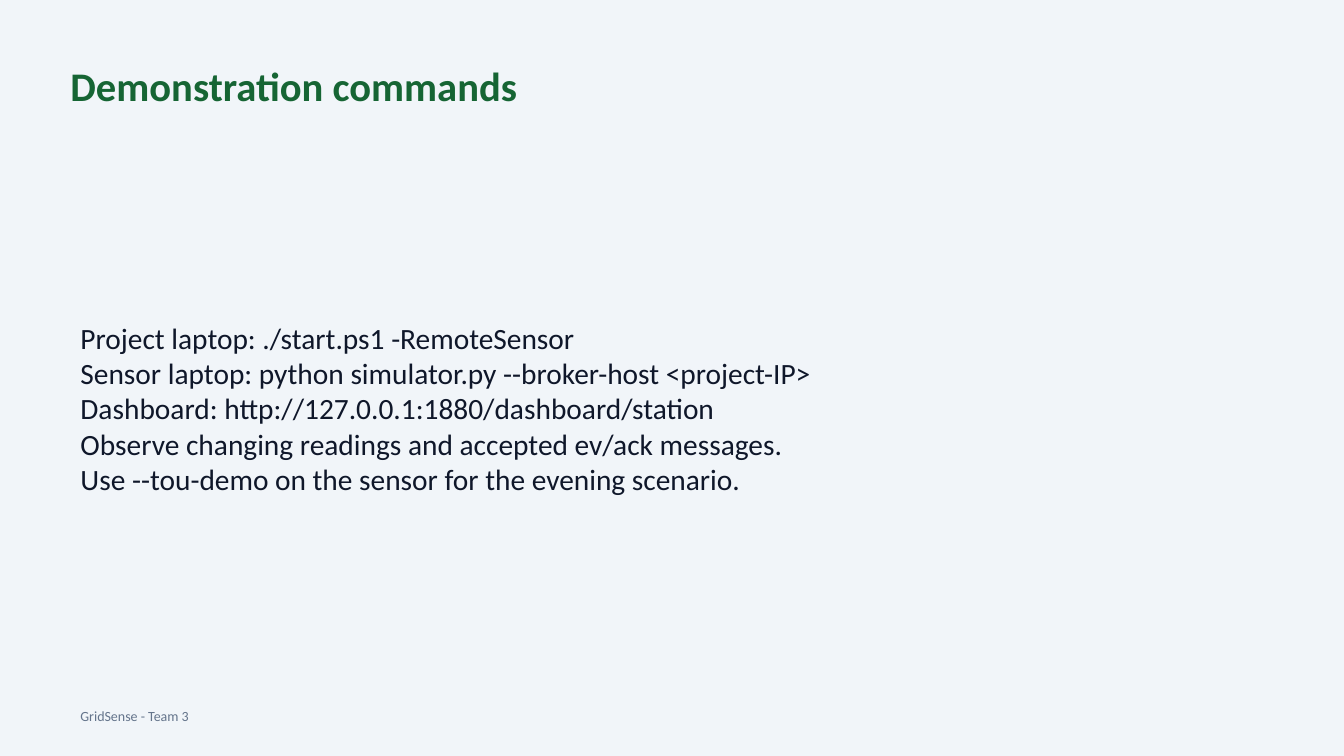
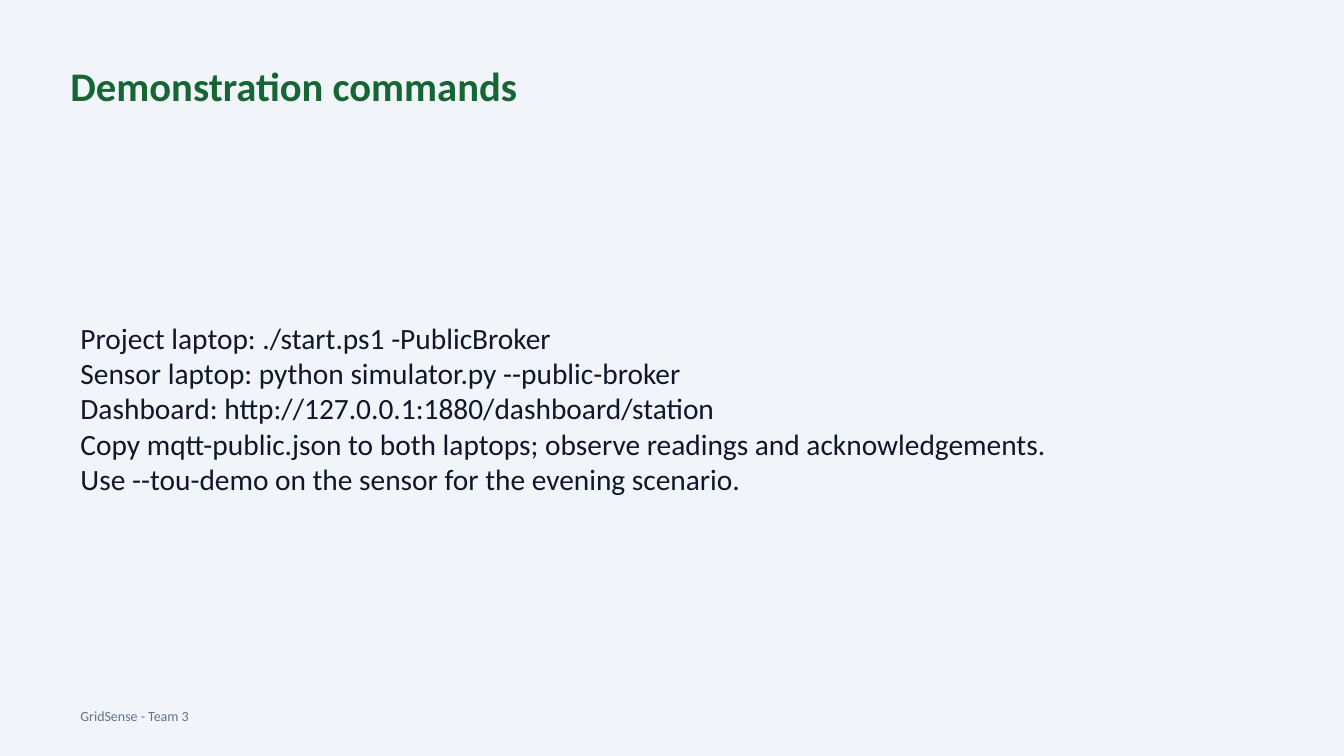
Before and after one commit to DavidShibu/gridsense, a slide deck: slide 11 of GridSense_Presentation.pptx. Drawn at 1344x756 pixels with LibreOffice and Linux fonts; fonts in the diff are those of the drawing. Boxes give left, top, right and bottom in pixels: in the first picture for what was removed or moved away, otherwise in the second. Text is boxed around its words. In the diff, an @@ line names an element or a change of style, - is before the commit and + after.

```diff
--- a/GridSense_Presentation.pptx
+++ b/GridSense_Presentation.pptx
@@ text at [80,328,680,389]: text changed @@
-Project laptop: ./start.ps1 -RemoteSensor
-Sensor laptop: python simulator.py --broker-host <project-IP>
+Project laptop: ./start.ps1 -PublicBroker
+Sensor laptop: python simulator.py --public-broker
@@ text at [80,434,1045,460]: text changed @@
-Observe changing readings and accepted ev/ack messages.
+Copy mqtt-public.json to both laptops; observe readings and acknowledgements.
```
Also in this commit, not shown: 3 other slides changed, 18 other files.
